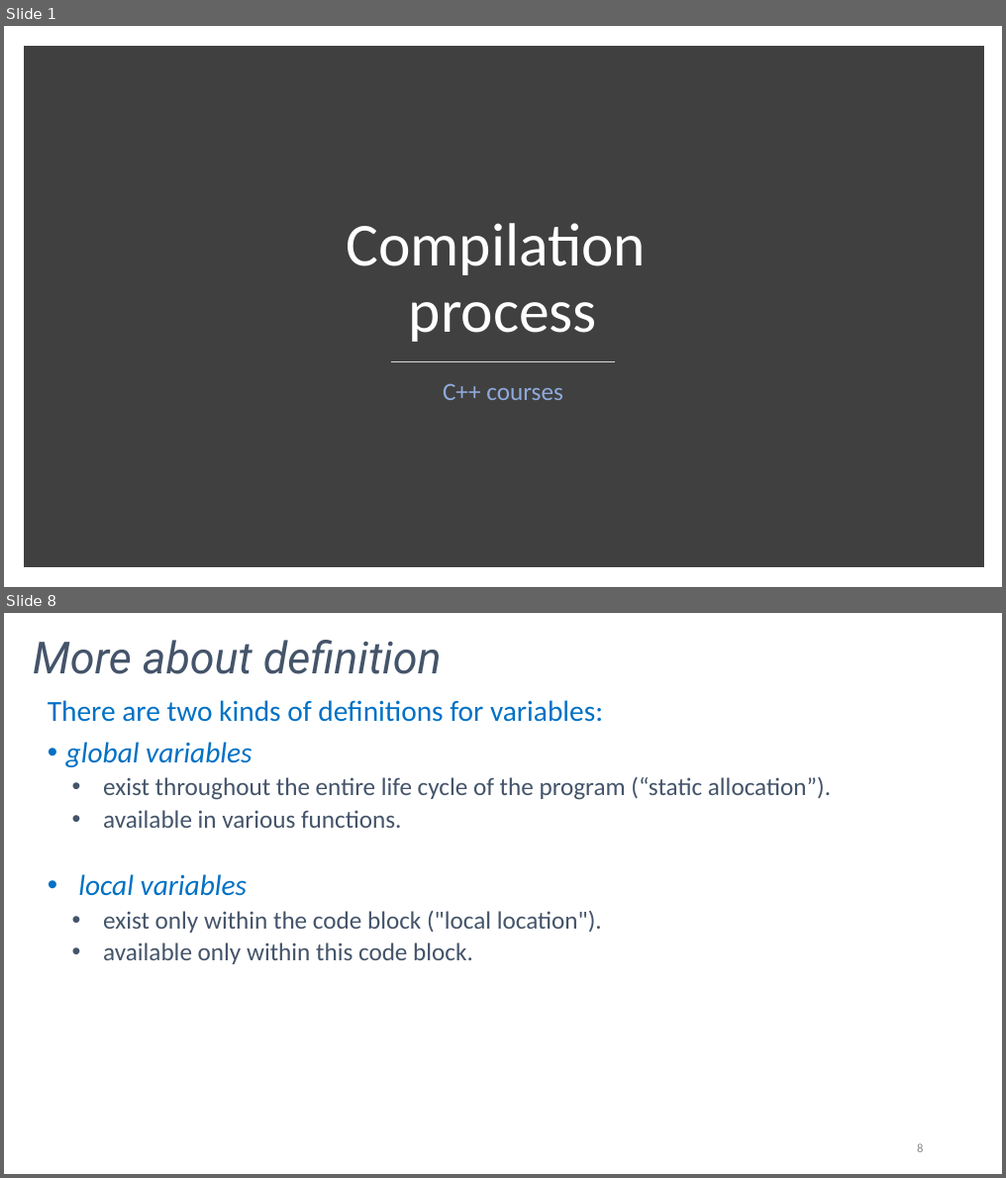
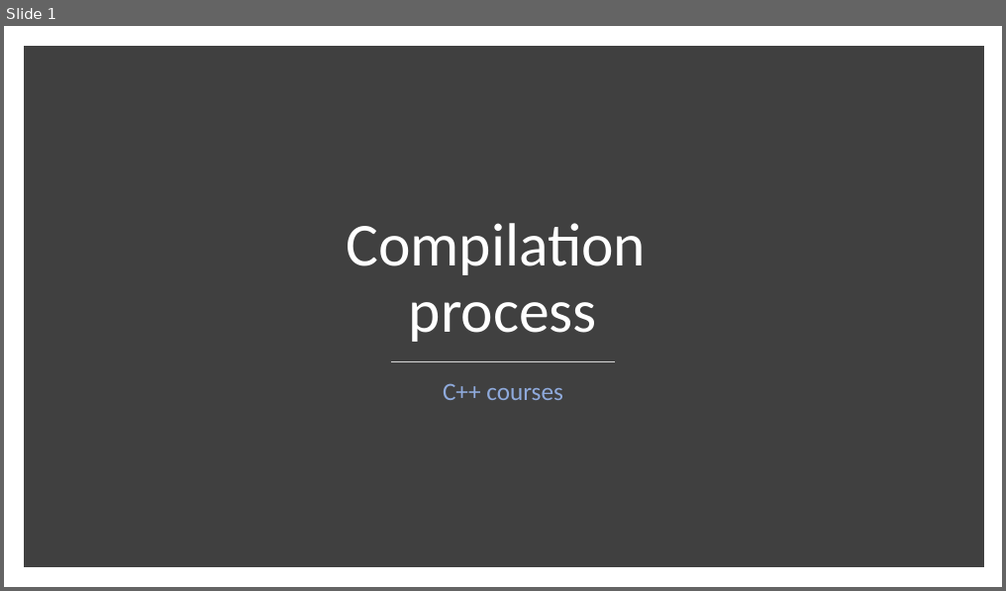
Before and after one commit to rarutyun/cpp-courses, a slide deck: 00_сompilation_process/00_сompilation_process.pptx. Shown one above the other, each under a label of ours: slides 1 and 8 before the commit, slide 1 after it; the slides between them are not shown. The pictures are 1006x1178 and 1006x591 pixels, drawn with LibreOffice and Linux fonts; fonts in the diff are those of the drawing. Boxes give left, top, right and bottom in pixels: in the first picture for what was removed or moved away, otherwise in the second. Text is boxed around its words. In the diff, an @@ line names an element or a change of style, - is before the commit and + after.

Commit message:
Rework materials
Move variables information to the code and remove redundant slides.

```diff
--- a/00_сompilation_process/00_сompilation_process.pptx
+++ b/00_сompilation_process/00_сompilation_process.pptx
@@ slide 8 removed at box(4, 613, 1002, 1174), background #FFFFFF @@
@@ title removed at box(33, 640, 442, 674) @@
-More about definition
@@ text removed at box(48, 700, 831, 964) @@
-There are two kinds of definitions for variables:
-• global variables
-  • exist throughout the entire life cycle of the program (“static allocation”).
-  • available in various functions.
-• local variables
-  • exist only within the code block ("local location").
-  • available only within this code block.
@@ page number removed at box(917, 1144, 923, 1153) @@
-8
```
Also in this commit, not shown: 5 slides changed, 2 other slides removed, 4 other files.
